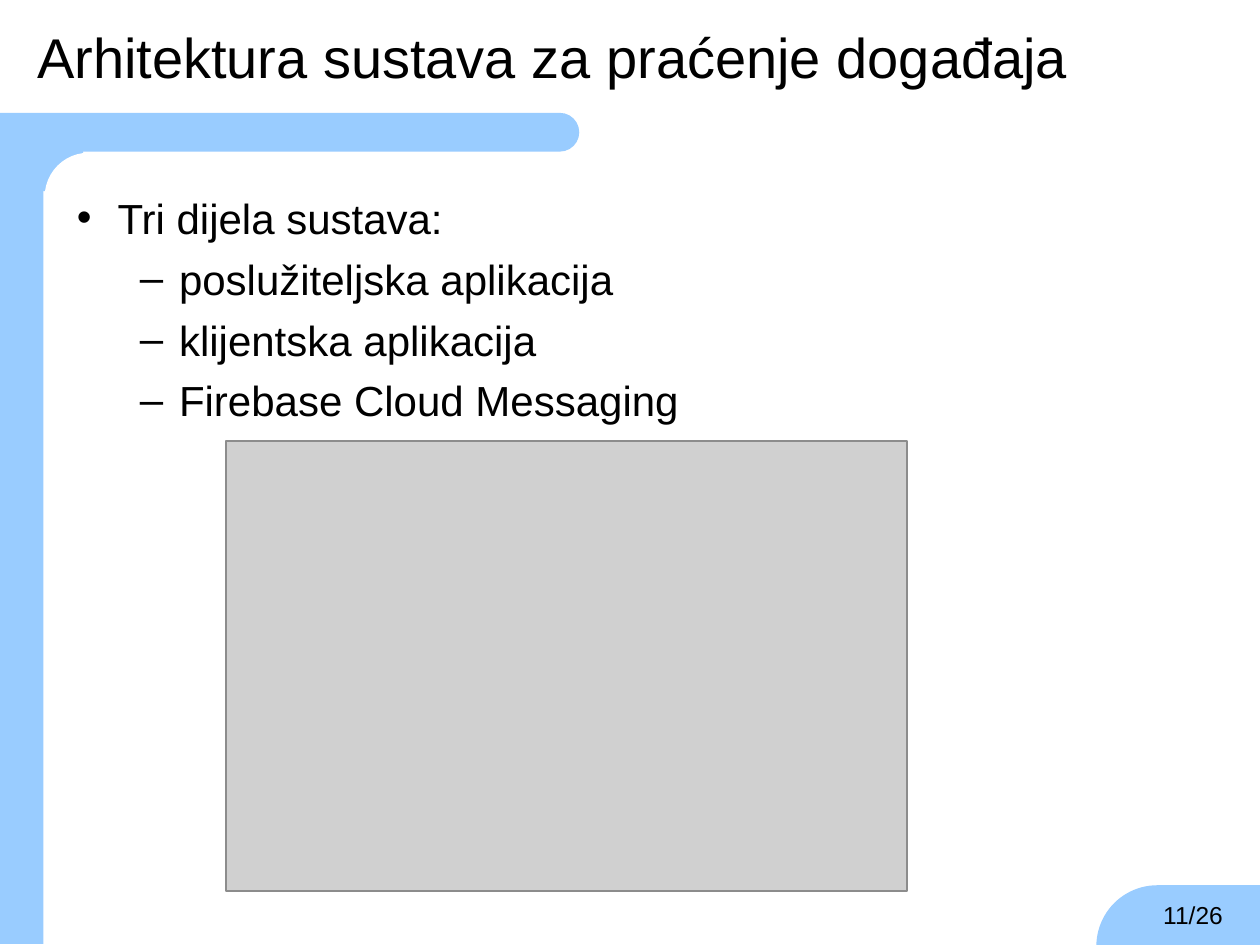
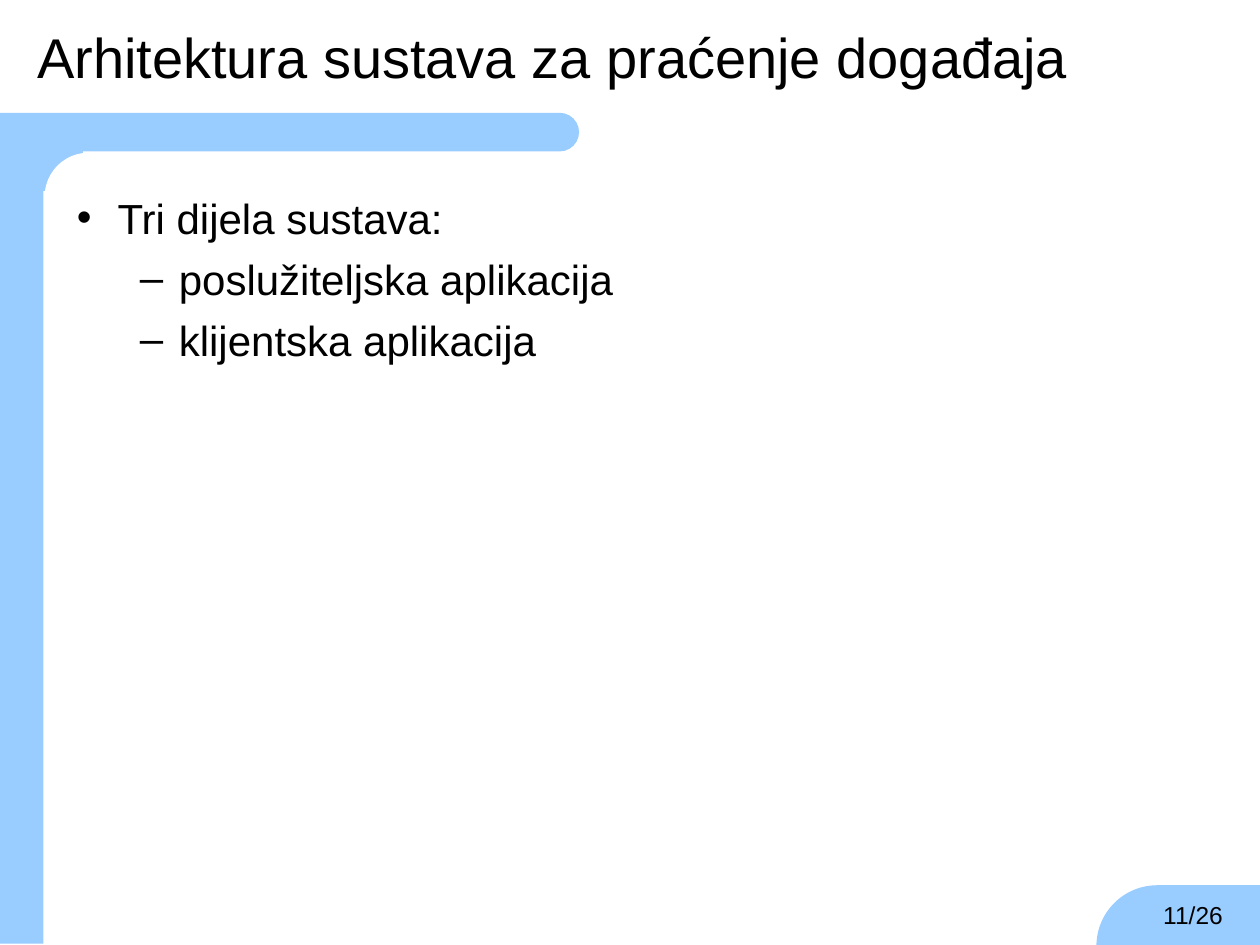
Before and after one commit to TheKarlo95/ZavrsniRad, a slide deck: slide 11 of zavrsni.ppt. Drawn at 1260x945 pixels with LibreOffice and Linux fonts; fonts in the diff are those of the drawing; grey boxes stand for pictures; background and template pictures are left out. Boxes give left, top, right and bottom in pixels: in the first picture for what was removed or moved away, otherwise in the second. Text is boxed around its words. In the diff, an @@ line names an element or a change of style, - is before the commit and + after.

```diff
--- a/zavrsni.ppt
+++ b/zavrsni.ppt
@@ text at (x1=179, y1=385, x2=678, y2=425): paragraph removed @@
-  – Firebase Cloud Messaging
@@ picture removed at (x1=226, y1=441, x2=907, y2=891) @@
```
Also in this commit, not shown: 1 other slide changed, 3 slides added, 1 other file.
